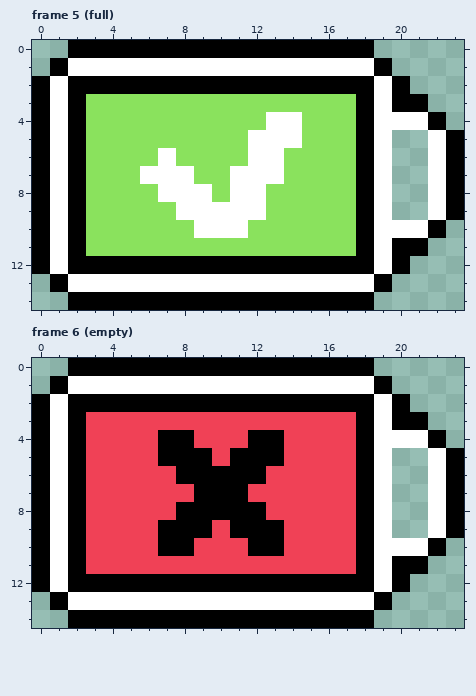
Two versions of one pixel-art file, aseprite/Battery.aseprite. The first picture shows the starting point.
24x15 pixels, 6 frames. Shown: frame 5 (full), frame 6 (empty). The commit also changed other frames, which this record leaves out.
Once edited:
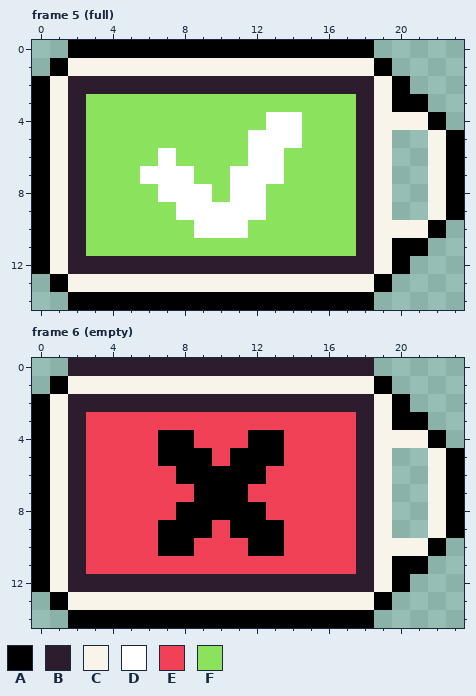
Palette (. is transparent): A #000000  B #2d1b2e  C #f9f4ea  D #ffffff  E #f04156  F #8ae25d
Log entry: moving aseprite files into aseprite folder
From old to new:
--- frame 5 (full)
@@ x 0..23 @@
  0 ..AAAAAAAAAAAAAAAAA.....
- 1 .ADDDDDDDDDDDDDDDDDA....
- 2 ADAAAAAAAAAAAAAAAAADA...
- 3 ADAFFFFFFFFFFFFFFFADAA..
- 4 ADAFFFFFFFFFFDDFFFADDDA.
- 5 ADAFFFFFFFFFDDDFFFAD..DA
- 6 ADAFFFFDFFFFDDFFFFAD..DA
- 7 ADAFFFDDDFFDDDFFFFAD..DA
- 8 ADAFFFFDDDFDDFFFFFAD..DA
- 9 ADAFFFFFDDDDDFFFFFAD..DA
-10 ADAFFFFFFDDDFFFFFFADDDA.
-11 ADAFFFFFFFFFFFFFFFADAA..
-12 ADAAAAAAAAAAAAAAAAADA...
-13 .ADDDDDDDDDDDDDDDDDA....
+ 1 .ACCCCCCCCCCCCCCCCCA....
+ 2 ACBBBBBBBBBBBBBBBBBCA...
+ 3 ACBFFFFFFFFFFFFFFFBCAA..
+ 4 ACBFFFFFFFFFFDDFFFBCCCA.
+ 5 ACBFFFFFFFFFDDDFFFBC..CA
+ 6 ACBFFFFDFFFFDDFFFFBC..CA
+ 7 ACBFFFDDDFFDDDFFFFBC..CA
+ 8 ACBFFFFDDDFDDFFFFFBC..CA
+ 9 ACBFFFFFDDDDDFFFFFBC..CA
+10 ACBFFFFFFDDDFFFFFFBCCCA.
+11 ACBFFFFFFFFFFFFFFFBCAA..
+12 ACBBBBBBBBBBBBBBBBBCA...
+13 .ACCCCCCCCCCCCCCCCCA....
 14 ..AAAAAAAAAAAAAAAAA.....
--- frame 6 (empty)
@@ x 0..23 @@
- 0 ..AAAAAAAAAAAAAAAAA.....
- 1 .ADDDDDDDDDDDDDDDDDA....
- 2 ADAAAAAAAAAAAAAAAAADA...
- 3 ADAEEEEEEEEEEEEEEEADAA..
- 4 ADAEEEEAAEEEAAEEEEADDDA.
- 5 ADAEEEEAAAEAAAEEEEAD..DA
- 6 ADAEEEEEAAAAAEEEEEAD..DA
- 7 ADAEEEEEEAAAEEEEEEAD..DA
- 8 ADAEEEEEAAAAAEEEEEAD..DA
- 9 ADAEEEEAAAEAAAEEEEAD..DA
-10 ADAEEEEAAEEEAAEEEEADDDA.
-11 ADAEEEEEEEEEEEEEEEADAA..
-12 ADAAAAAAAAAAAAAAAAADA...
-13 .ADDDDDDDDDDDDDDDDDA....
+ 0 ..BBBBBBBBBBBBBBBBB.....
+ 1 .ACCCCCCCCCCCCCCCCCA....
+ 2 ACBBBBBBBBBBBBBBBBBCA...
+ 3 ACBEEEEEEEEEEEEEEEBCAA..
+ 4 ACBEEEEAAEEEAAEEEEBCCCA.
+ 5 ACBEEEEAAAEAAAEEEEBC..CA
+ 6 ACBEEEEEAAAAAEEEEEBC..CA
+ 7 ACBEEEEEEAAAEEEEEEBC..CA
+ 8 ACBEEEEEAAAAAEEEEEBC..CA
+ 9 ACBEEEEAAAEAAAEEEEBC..CA
+10 ACBEEEEAAEEEAAEEEEBCCCA.
+11 ACBEEEEEEEEEEEEEEEBCAA..
+12 ACBBBBBBBBBBBBBBBBBCA...
+13 .ACCCCCCCCCCCCCCCCCA....
 14 ..AAAAAAAAAAAAAAAAA.....
Where, in picture pixels (left, top, right, bottom), the same in both pictures:
changed: (50, 58, 446, 292)
changed: (50, 358, 446, 610)
